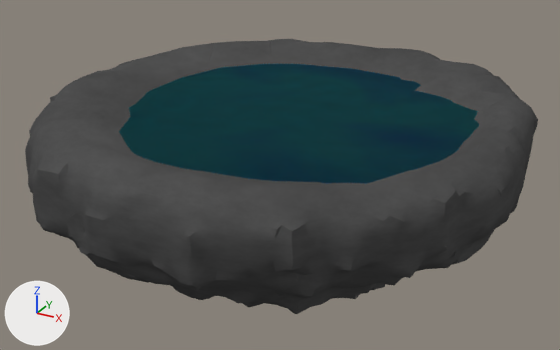
The Blender file Assets/Models/Island.blend, before and after one commit.
Before and after are seen from a camera (50 mm lens) standing at (39.3, -70.7, 26.9) and looking at (0.5, -0.2, -8.4). The lights are fixed; the arrows at lower left show +X, +Y and +Z.

The older version as bpy lines, for what is in view:
```python
me_cylinder_002 = bpy.data.meshes.new('Cylinder.002')
me_cylinder_002.from_pydata(...)  # a 32-sided cylinder along z spanning x -1.0..1.0, y -1.0..1.0, z -2.0..0.0
me_cylinder_002.materials.append(mat_material_001)
me_sphere = bpy.data.meshes.new('Sphere')
me_sphere.from_pydata(...)  # 6127 vertices, 7298 faces; spans x -27.2..27.1, y -26.8..26.9, z -16.5..2.1
me_sphere.polygons.foreach_set('use_smooth', [True] * 7298)
me_sphere.materials.append(mat_material_004)
ob_cylinder = bpy.data.objects.new('Cylinder', me_cylinder_002)
ob_cylinder.location = (0.0, 0.0, 0.0)
ob_cylinder.scale = (23.4, 23.4, 1.44)
ob_island = bpy.data.objects.new('Island', me_sphere)
ob_island.location = (0.0, 0.0, 0.0)
```
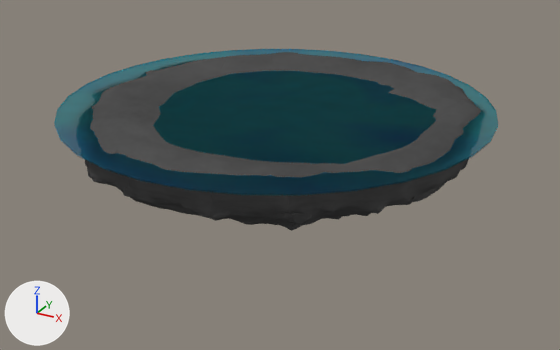
What differs and where, as boxes [x1, y1, x2, y2] in the pictures (560 x 350 px):
'Island', rescaled (23% narrower, 35% shorter)
    before: [25, 39, 538, 314]
    after: [85, 52, 481, 231]

What the commit changed:
Object 'Island' (ob_island) is rescaled from (1.0, 1.0, 1.0) to (0.8, 0.8, 0.5).
